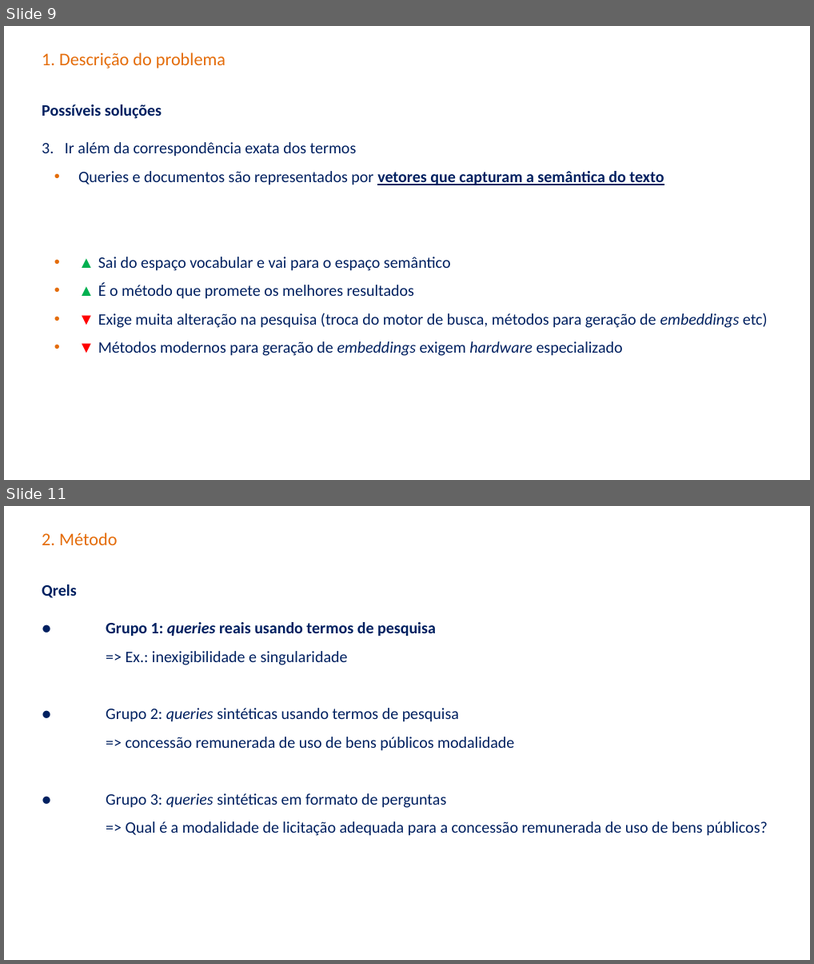
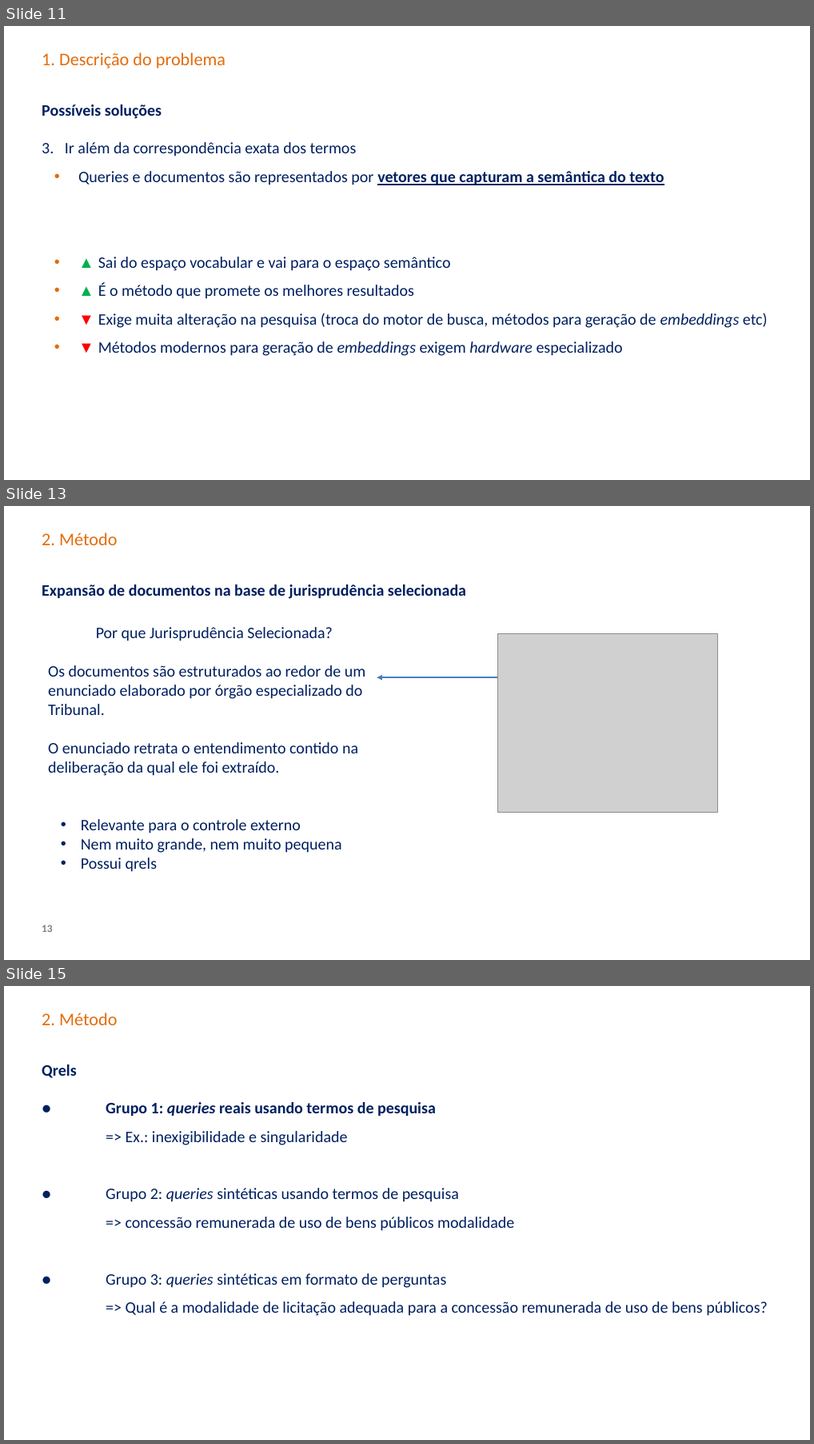
Before and after one commit to carisio/juris_tcu_expansao_doc, a slide deck: projeto_final/Apresentação.pptx. Shown one above the other, each under a label of ours: slides 9 and 11 before the commit, slides 11, 13 and 15 after it; the slides between them are not shown. The pictures are 814x964 and 814x1444 pixels, drawn with LibreOffice and Linux fonts; fonts in the diff are those of the drawing; grey boxes stand for pictures; background and template pictures are left out. Boxes give left, top, right and bottom in pixels: in the first picture for what was removed or moved away, otherwise in the second. Text is boxed around its words. In the diff, an @@ line names an element or a change of style, - is before the commit and + after.

```diff
--- a/projeto_final/Apresentação.pptx
+++ b/projeto_final/Apresentação.pptx
@@ slide 13 added at <box>4,506,810,960</box>, background picture (left out) @@
@@ title added at <box>42,532,117,545</box>, 20 pt, text #E46C0A @@
+2. Método
@@ subtitle added at <box>42,584,466,599</box>, 18 pt, text #002060, bold @@
+Expansão de documentos na base de jurisprudência selecionada
@@ text added at <box>48,627,366,872</box>, 18 pt, text #002060 @@
+Por que Jurisprudência Selecionada?
+Os documentos são estruturados ao redor de um enunciado elaborado por órgão especializado do Tribunal.
+O enunciado retrata o entendimento contido na deliberação da qual ele foi extraído.
+  • Relevante para o controle externo
+  • Nem muito grande, nem muito pequena
+  • Possui qrels
@@ picture added at <box>498,633,718,812</box> @@
@@ arrow added from (498, 677) to (377, 677), #4B7EBC 2 pt @@
@@ page number added at <box>42,924,52,932</box>, 12 pt, text #808080, bold @@
+13
@@ what was slide 9 is now slide 11 @@
@@ what was slide 11 is now slide 15 @@
```
Also in this commit, not shown: 2 slides changed, 4 other slides added, 1 slide removed.
